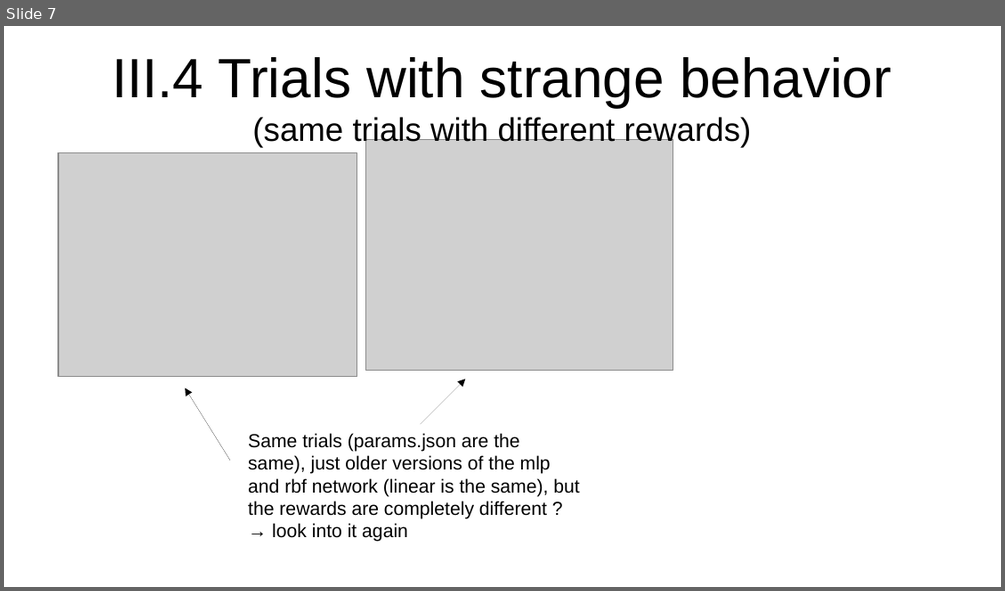
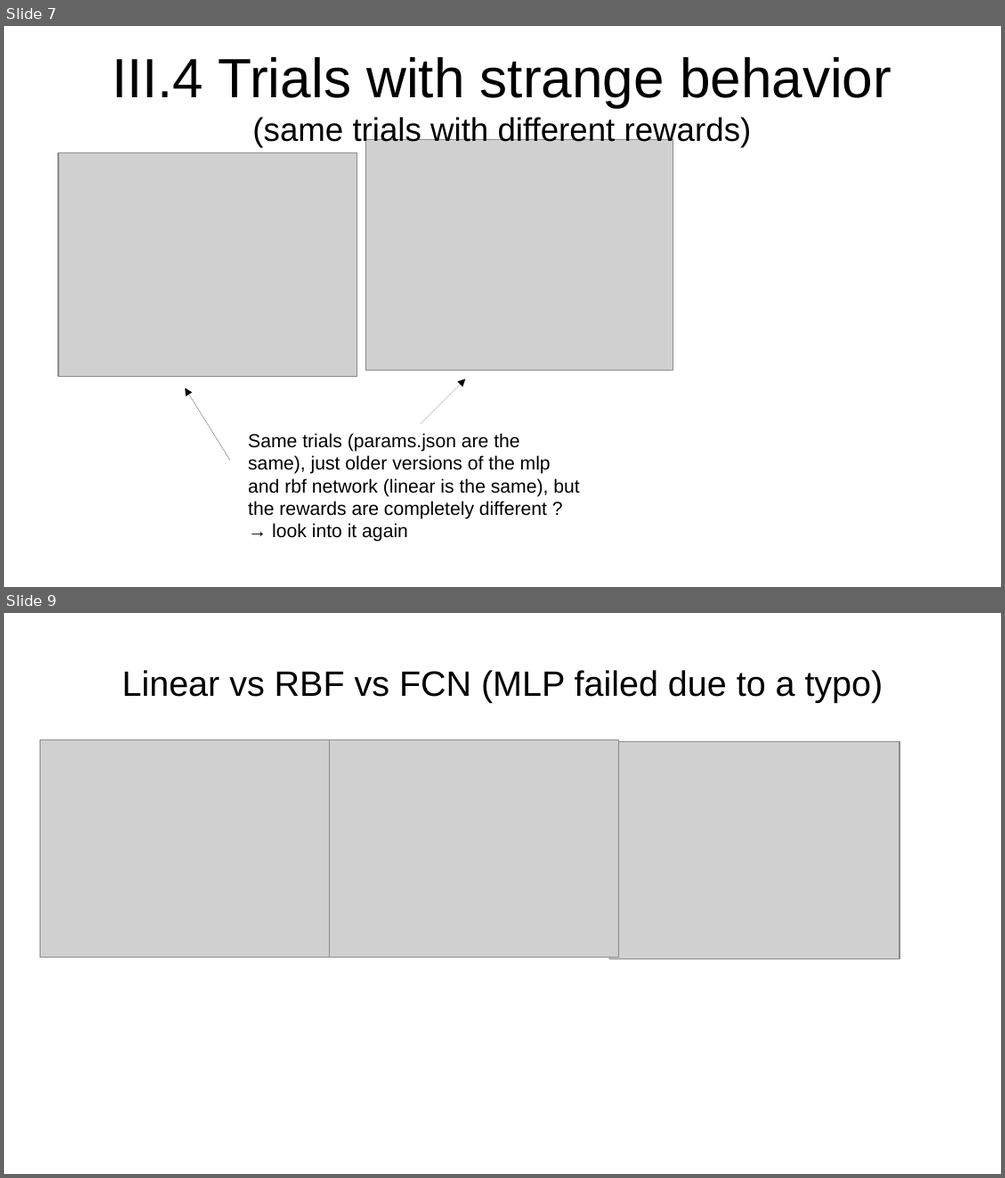
Before and after one commit to sgillen/seagul, a slide deck: seagul/rllib/rllib_with_rbf/Temporary_Results.odp. Shown one above the other, each under a label of ours: slide 7 before the commit, slides 7 and 9 after it; the slides between them are not shown. The pictures are 1005x591 and 1005x1178 pixels, drawn with LibreOffice and Linux fonts; fonts in the diff are those of the drawing; grey boxes stand for pictures. Boxes give left, top, right and bottom in pixels: in the first picture for what was removed or moved away, otherwise in the second. Text is boxed around its words. In the diff, an @@ line names an element or a change of style, - is before the commit and + after.

```diff
--- a/seagul/rllib/rllib_with_rbf/Temporary_Results.odp
+++ b/seagul/rllib/rllib_with_rbf/Temporary_Results.odp
@@ slide 9 added at box(4, 613, 1001, 1174), background #FFFFFF @@
@@ title added at box(122, 670, 883, 703), 28 pt, text #000000 @@
+Linear vs RBF vs FCN (MLP failed due to a typo)
@@ picture added at box(40, 739, 330, 957) @@
@@ picture added at box(330, 739, 619, 957) @@
@@ picture added at box(610, 742, 899, 959) @@
```
Also in this commit, not shown: 1 slide changed, 13 other files.
